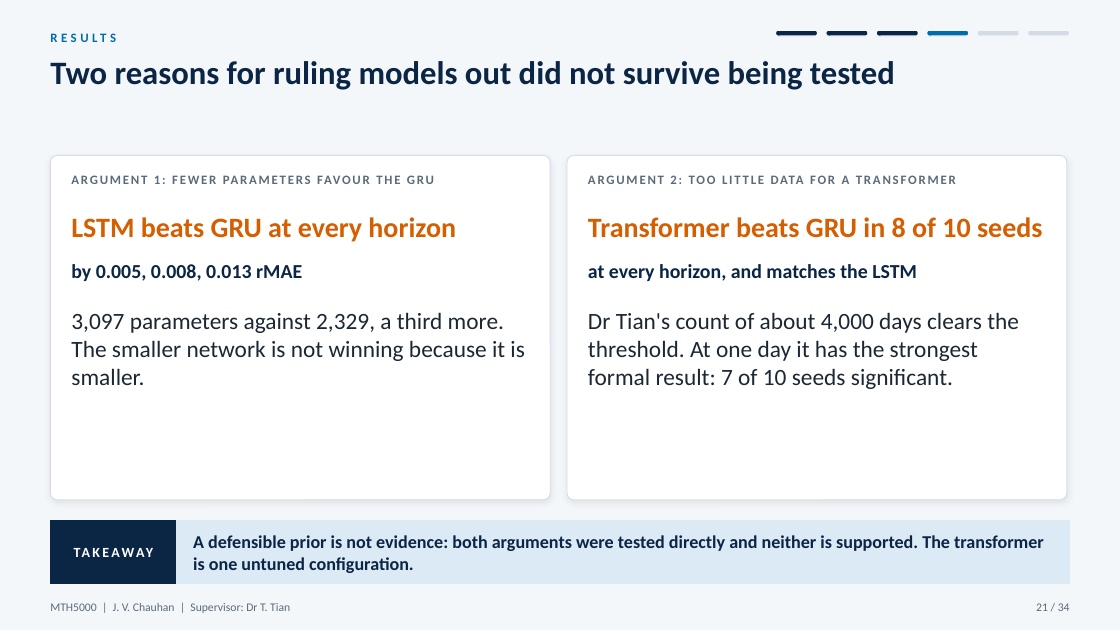
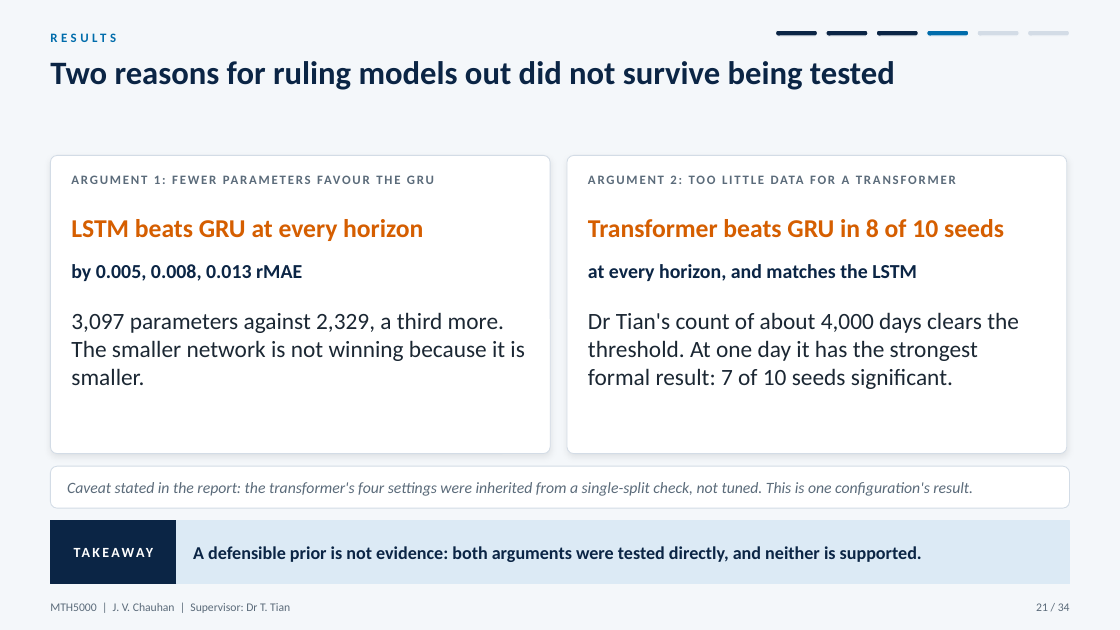
Before and after one commit to JC16092/mth5000-aqi-forecast, a slide deck: slide 21 of presentation_new/MTH5000_oral_presentation.pptx. Drawn at 1120x630 pixels with LibreOffice and Linux fonts; fonts in the diff are those of the drawing. Boxes give left, top, right and bottom in pixels: in the first picture for what was removed or moved away, otherwise in the second. Text is boxed around its words. In the diff, an @@ line names an element or a change of style, - is before the commit and + after.

```diff
--- a/presentation_new/MTH5000_oral_presentation.pptx
+++ b/presentation_new/MTH5000_oral_presentation.pptx
@@ rounded rectangle: place and size @@
-rounded rectangle at <box>50,155,550,500</box>
+rounded rectangle at <box>50,155,550,454</box>
@@ rounded rectangle at <box>50,155,550,454</box>: proportions changed @@
@@ rounded rectangle at <box>567,155,1067,454</box>: proportions changed @@
@@ rounded rectangle: place and size @@
-rounded rectangle at <box>567,155,1067,500</box>
+rounded rectangle at <box>567,155,1067,454</box>
@@ text "LSTM beats GRU at every ..." at <box>71,219,423,241</box>: size 24 to 22 pt @@
@@ text "Transformer beats GRU in 8 ..." at <box>588,219,1004,238</box>: size 24 to 22 pt @@
@@ rounded rectangle added at <box>50,466,1070,508</box>, fill #FFFFFF, outline #D3DCE6 0.75 pt @@
@@ text added at <box>67,482,973,496</box>, 13.5 pt, text #5B6B7A, italic @@
+Caveat stated in the report: the transformer's four settings were inherited from a single-split check, not tuned. This is one configuration's result.
@@ text at <box>193,546,922,562</box>: text changed @@
-A defensible prior is not evidence: both arguments were tested directly and neither is supported. The transformer is one untuned configuration.
+A defensible prior is not evidence: both arguments were tested directly, and neither is supported.
```
Also in this commit, not shown: 13 other slides changed, 4 other files.
